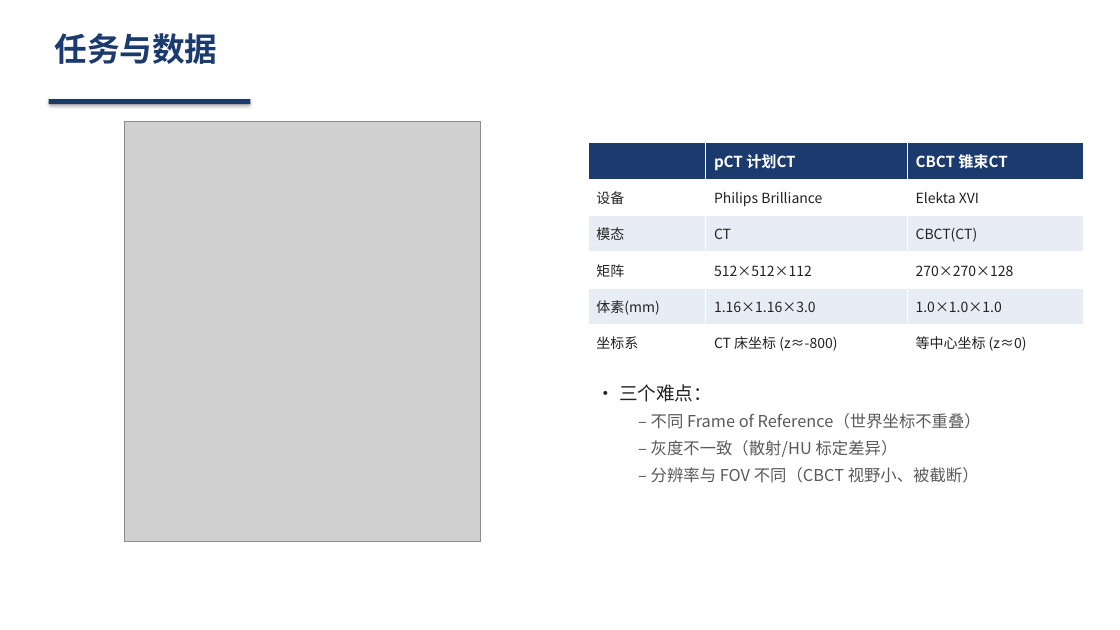
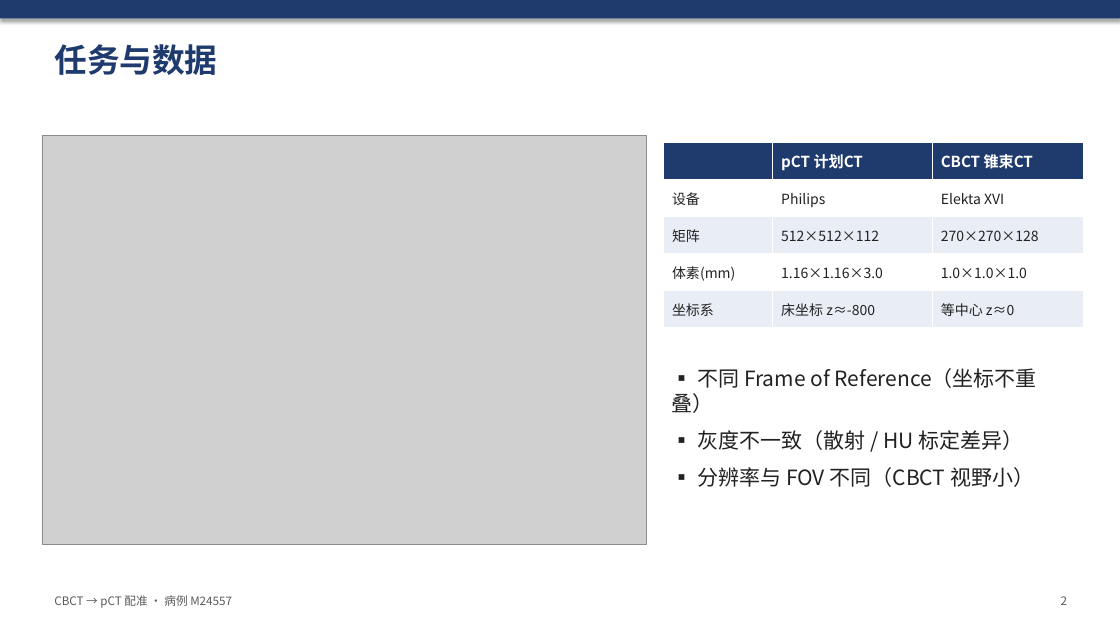
Before and after one commit to develop-yang/Task, a slide deck: slide 2 of results_sample/CBCT_pCT_配准汇报.pptx. Drawn at 1120x630 pixels with LibreOffice and Linux fonts; fonts in the diff are those of the drawing; grey boxes stand for pictures. Boxes give left, top, right and bottom in pixels: in the first picture for what was removed or moved away, otherwise in the second. Text is boxed around its words. In the diff, an @@ line names an element or a change of style, - is before the commit and + after.

```diff
--- a/results_sample/CBCT_pCT_配准汇报.pptx
+++ b/results_sample/CBCT_pCT_配准汇报.pptx
@@ rectangle added at (0,0,1120,18), fill #1F3B6E @@
@@ text "任务与数据": place and size @@
-text "任务与数据" at (54,33,217,64)
+text "任务与数据" at (54,44,217,75)
@@ text "任务与数据" at (54,44,217,75): text colour #1B3B6F to #1F3B6E @@
@@ rectangle removed at (49,99,250,104) @@
@@ picture: place and size @@
-picture at (125,122,481,542)
+picture at (42,135,647,544)
@@ table at (664,143,1084,328) @@
-row 2: 设备 | Philips Brilliance | Elekta XVI
-row 3: 模态 | CT | CBCT(CT)
+row 2: 设备 | Philips | Elekta XVI
-row 5, column 2: CT 床坐标 (z≈-800)
+row 5, column 2: 床坐标 z≈-800
-row 5, column 3: 等中心坐标 (z≈0)
+row 5, column 3: 等中心 z≈0
@@ table: place and size @@
-table at (588,143,1084,361)
+table at (664,143,1084,328)
@@ text at (672,368,1037,487): text changed; size 14 to 18 pt; text colour #5A5A5A to #222222 @@
-• 三个难点：
-  – 不同 Frame of Reference（世界坐标不重叠）
-  – 灰度不一致（散射/HU 标定差异）
-  – 分辨率与 FOV 不同（CBCT 视野小、被截断）
+▪ 不同 Frame of Reference（坐标不重叠）
+▪ 灰度不一致（散射 / HU 标定差异）
+▪ 分辨率与 FOV 不同（CBCT 视野小）
@@ text added at (54,595,232,608), 10 pt, text #5A5A5A @@
+CBCT → pCT 配准 · 病例 M24557
@@ text added at (1061,596,1067,605), 10 pt, text #5A5A5A @@
+2
```
Also in this commit, not shown: 8 other slides changed, 1 slide added, 1 slide removed, 9 other files.
